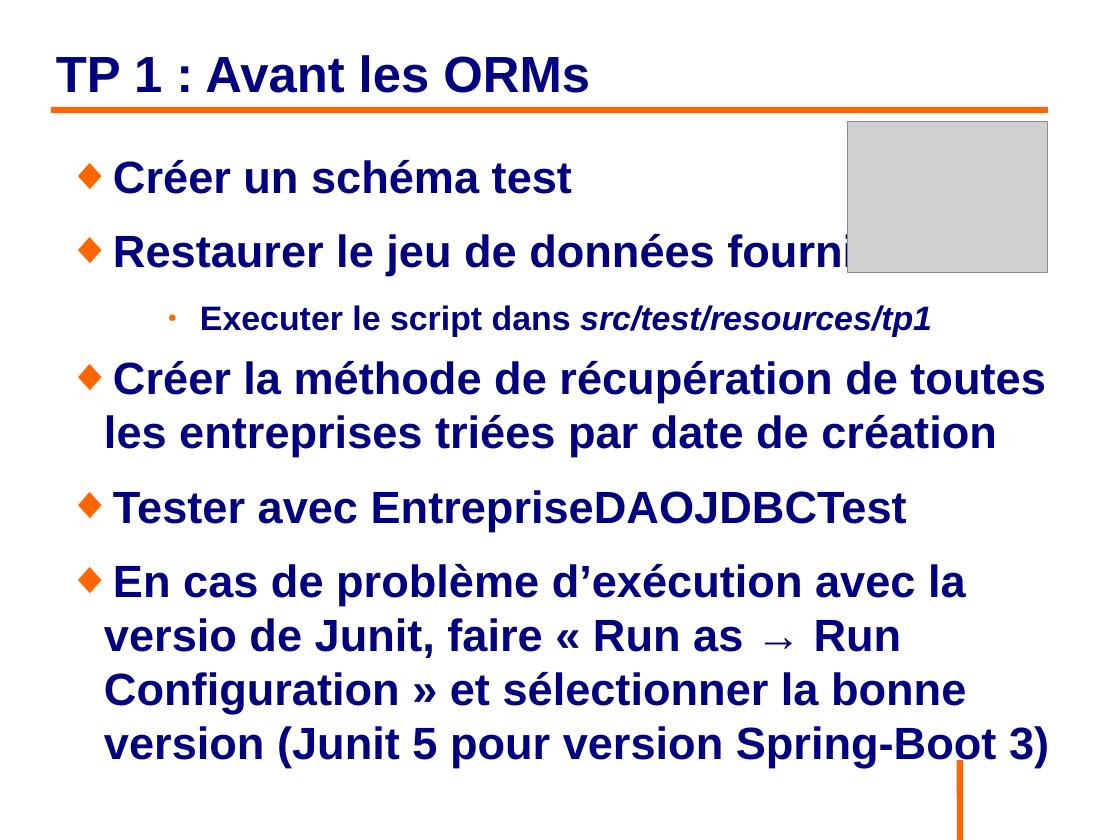
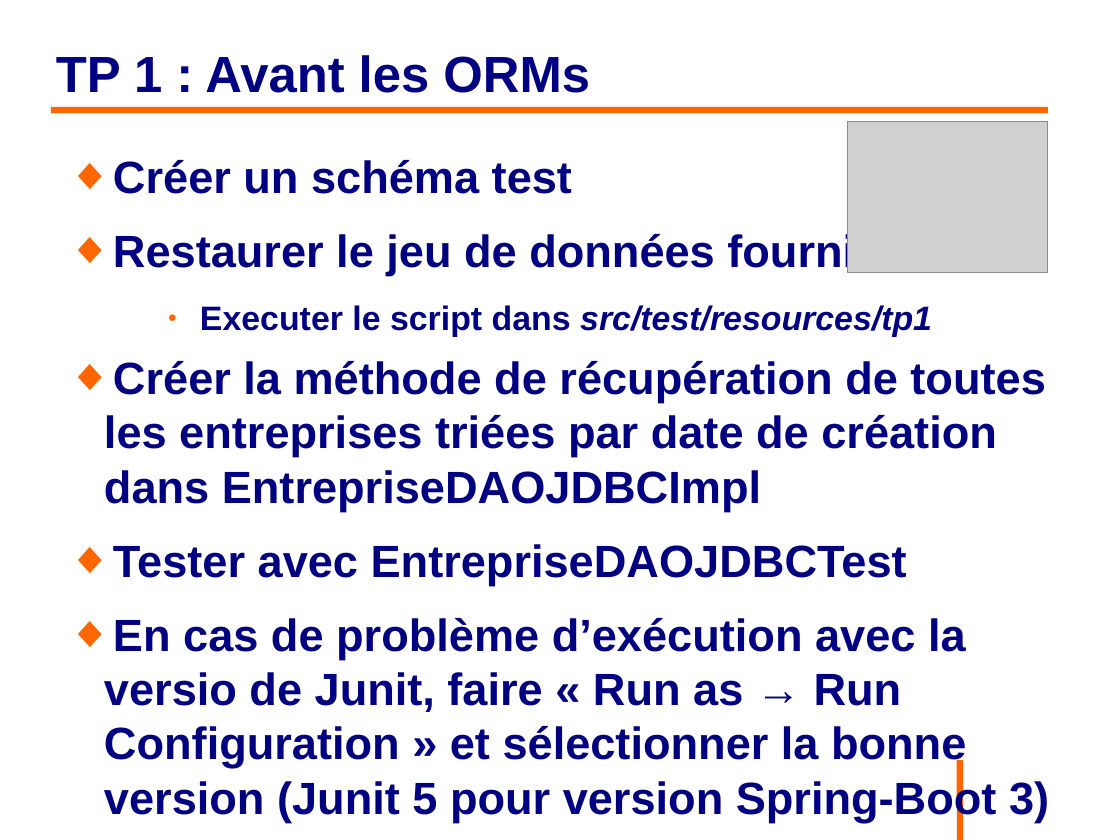
Before and after one commit to philphils/formation-hibernate-basique, a slide deck: slide 15 of Documentation/diapo_formation_hibernate.odp. Drawn at 1120x840 pixels with LibreOffice and Linux fonts; fonts in the diff are those of the drawing; grey boxes stand for pictures; background and template pictures are left out. Boxes give left, top, right and bottom in pixels: in the first picture for what was removed or moved away, otherwise in the second. Text is boxed around its words. In the diff, an @@ line names an element or a change of style, - is before the commit and + after.

```diff
--- a/Documentation/diapo_formation_hibernate.odp
+++ b/Documentation/diapo_formation_hibernate.odp
@@ text at (104, 361, 1045, 511): text changed @@
-◆ Créer la méthode de récupération de toutes les entreprises triées par date de création
+◆ Créer la méthode de récupération de toutes les entreprises triées par date de création dans EntrepriseDAOJDBCImpl
```
Also in this commit, not shown: 22 other slides changed.
